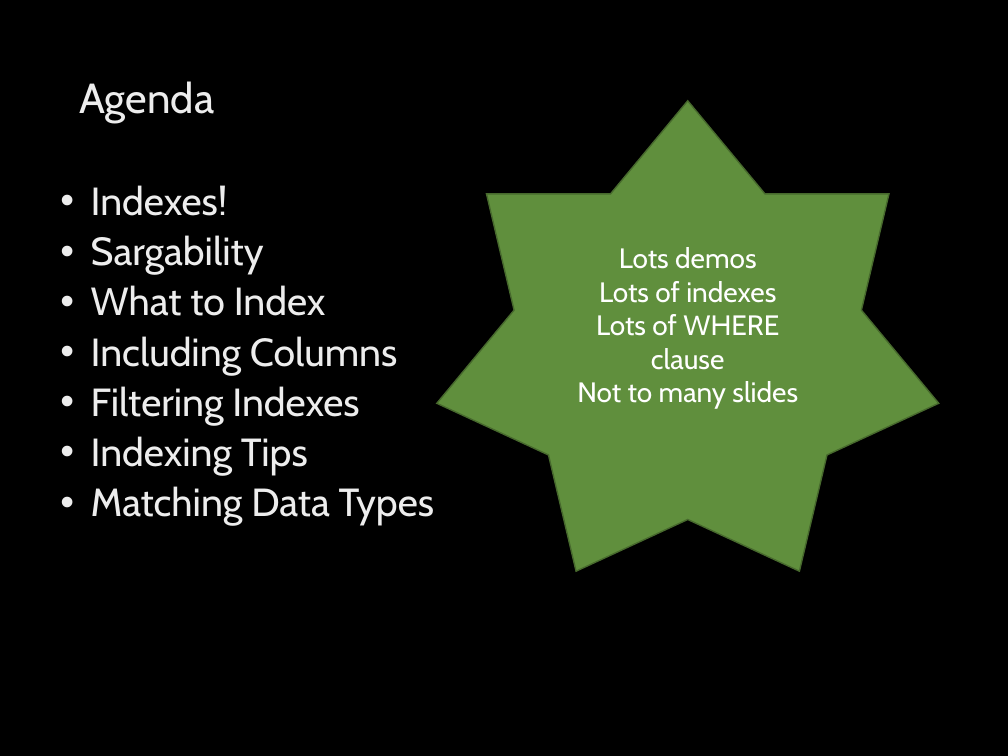
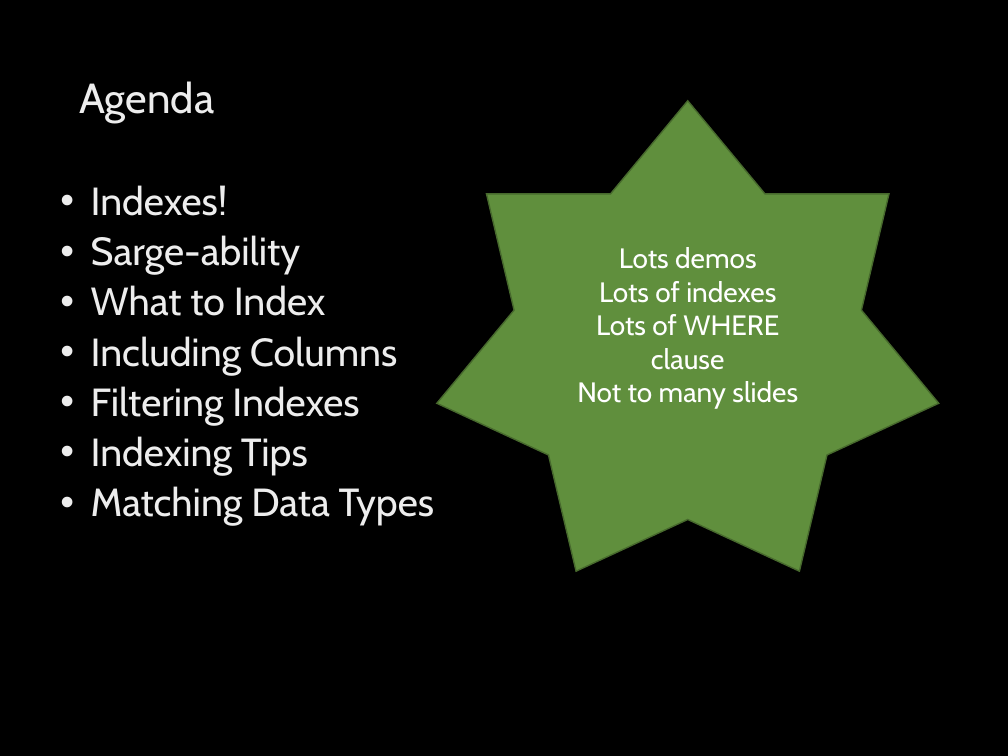
Before and after one commit to billgraziano/kcdc2018, a slide deck: slide 2 of ppt/1. Faster SQL/Faster SQL - KCDC 2018.pptx. Drawn at 1008x756 pixels with LibreOffice and Linux fonts; fonts in the diff are those of the drawing; background and template pictures are left out. Boxes give left, top, right and bottom in pixels: in the first picture for what was removed or moved away, otherwise in the second. Text is boxed around its words. In the diff, an @@ line names an element or a change of style, - is before the commit and + after.

```diff
--- a/ppt/1. Faster SQL/Faster SQL - KCDC 2018.pptx
+++ b/ppt/1. Faster SQL/Faster SQL - KCDC 2018.pptx
@@ text at [91, 235, 300, 275]: text changed @@
-• Sargability
+• Sarge-ability
```
Also in this commit, not shown: 1 other slide changed, 4 other files.
